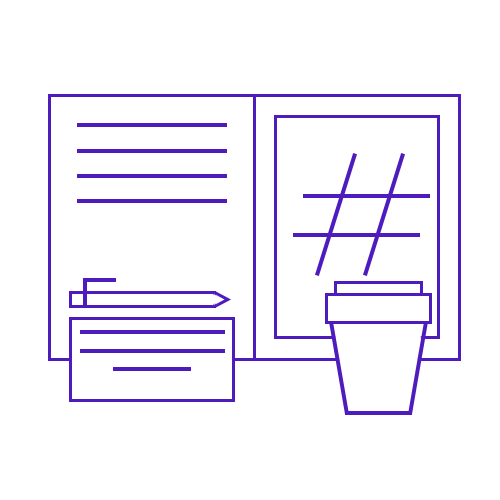
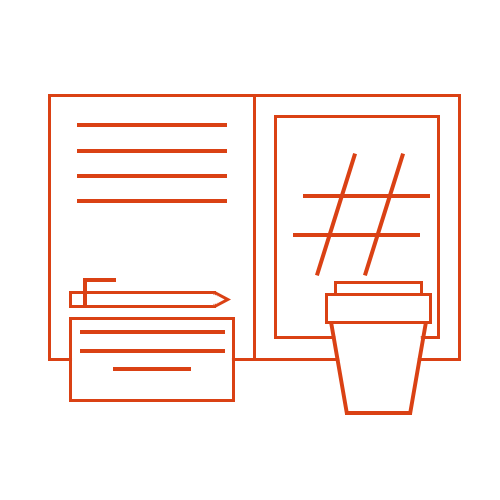
Revision of a layered 500x500 image; what changed, layer by layer:
painted on "Line 8" over [83, 278, 116, 282]
painted on "Line 7" over [83, 278, 87, 308]
painted on "Triangle 1" over [215, 291, 231, 308]
painted on "Rectangle 5" over [69, 291, 216, 308]
painted on "Line 6" (1st of 3, in "card" › "bcard") over [113, 367, 191, 371]
painted on "Line 6" (2nd of 3, in "card" › "bcard") over [80, 349, 225, 353]
painted on "Line 6" (3rd of 3, in "card" › "bcard") over [80, 330, 225, 334]
painted on "Rectangle 4" over [69, 317, 235, 402]
painted on "Line 5" (1st of 2, in "book_background") over [293, 233, 420, 237]
painted on "Line 5" (2nd of 2, in "book_background") over [303, 194, 430, 198]
painted on "Line 4" (1st of 2, in "book_background") over [363, 153, 405, 276]
painted on "Line 4" (2nd of 2, in "book_background") over [315, 153, 357, 276]
painted on "Rectangle 3" over [274, 115, 440, 339]
painted on "Line 3" (1st of 4, in "book_background") over [77, 199, 227, 203]
painted on "Line 3" (2nd of 4, in "book_background") over [77, 174, 227, 178]
painted on "Line 3" (3rd of 4, in "book_background") over [77, 149, 227, 153]
painted on "Line 3" (4th of 4, in "book_background") over [77, 123, 227, 127]
painted on "Rectangle 2" (1st of 2, in "book_background") over [253, 94, 461, 361]
painted on "Rectangle 2" (2nd of 2, in "book_background") over [48, 94, 256, 361]
painted on "Rectangle 1" (1st of 2, in "cup") over [334, 281, 423, 296]
painted on "Rectangle 1" (2nd of 2, in "cup") over [325, 293, 432, 324]
painted on "Line 2" (1st of 2, in "cup") over [329, 321, 349, 415]
painted on "Line 2" (2nd of 2, in "cup") over [408, 321, 428, 415]
painted on "Line 1" over [345, 411, 412, 415]
